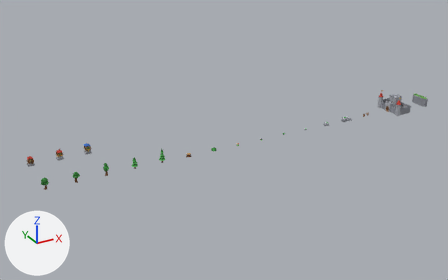
The Blender file decor.blend as it was, and as the next commit left it.
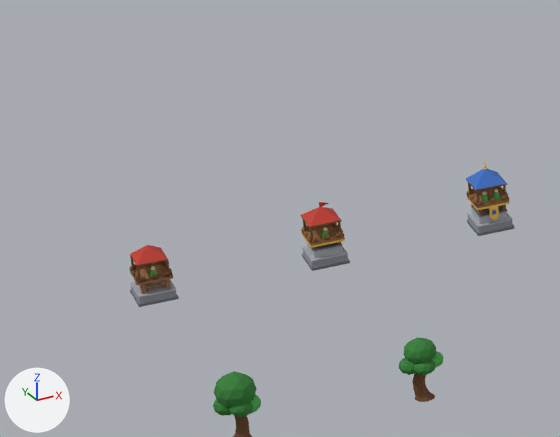
Old and new are each drawn whole from a camera (50 mm lens) standing at (-13.7, -71.6, 37.1) and looking at (28.6, 5.4, -1.4) and again close up on the part from 1% to 22% of the width and 41% to 67% of the height. The axes (+X, +Y, +Z) are drawn at lower left. The lights are the same throughout. The older version's two pictures come first.

The scene before the commit, as lines of its bpy script (objects in view):
```python
ob_prairie_chene_1 = bpy.data.objects.new('prairie_chene_1', me_prairie_chene_1_001)
ob_prairie_chene_1.location = (0.0, 0.0, 0.0)
ob_prairie_chene_2 = bpy.data.objects.new('prairie_chene_2', me_prairie_chene_2_001)
ob_prairie_chene_2.location = (4.0, 0.0, 0.0)
ob_tour_archers_1 = bpy.data.objects.new('tour_archers_1', me_tour_archers_1)
ob_tour_archers_1.location = (0.0, 8.0, 0.0)
# also in view: 'tour_archers_3' at (8.0, 8.0, 0.9); 'tour_archers_2' at (4.0, 8.0, 0.8)
```
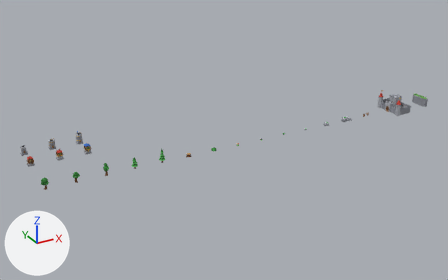
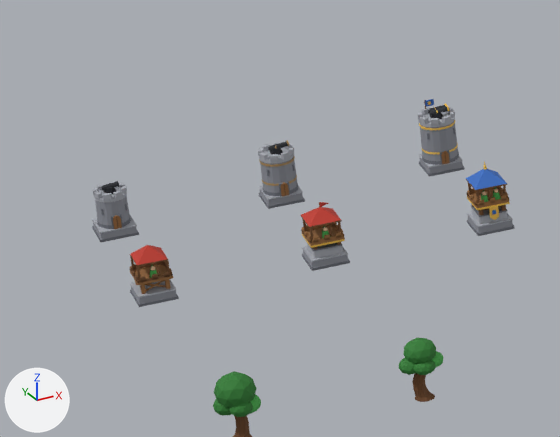
Location of each change, [x1, y1, x2, y2] in pixels of the close-ups (560 x 437 px):
'tour_canon_3', added
    after: [418, 99, 465, 177]
    faces in mat_pierre (grey #8d9099): [420, 122, 463, 174]
    faces in mat_pierre_claire (grey #a9acb4): [418, 106, 463, 168]
    faces in mat_pierre_sombre (grey #6e717a): [419, 128, 465, 177]
    faces in mat_or (yellow #f2c14e): [419, 101, 458, 154]
'tour_canon_2', added
    after: [258, 142, 305, 209]
    faces in mat_pierre (grey #8d9099): [260, 158, 304, 206]
    faces in mat_pierre_claire (grey #a9acb4): [258, 142, 303, 200]
    faces in mat_pierre_sombre (grey #6e717a): [259, 164, 305, 209]
    faces in mat_bronze (brown #b08d57): [259, 157, 297, 186]
'tour_canon_1', added
    after: [92, 182, 139, 242]
    faces in mat_pierre (grey #8d9099): [93, 195, 137, 240]
    faces in mat_pierre_claire (grey #a9acb4): [92, 182, 137, 234]
    faces in mat_pierre_sombre (grey #6e717a): [92, 204, 139, 242]
'tour_canon_3_fut', added
    after: [428, 103, 450, 119]
    faces in mat_fer_noir (dark grey #2a2d33): [428, 105, 448, 119]
'tour_canon_2_fut', added
    after: [268, 140, 290, 155]
    faces in mat_fer_noir (dark grey #2a2d33): [268, 142, 288, 155]
'tour_canon_1_fut', added
    after: [102, 181, 120, 194]

The change, as a diff of the scene's bpy script:
```diff
--- a/decor.blend.py
+++ b/decor.blend.py
@@ ob_tour_canon_3_fut @@
+ob_tour_canon_3_fut = bpy.data.objects.new('tour_canon_3_fut', me_tour_canon_3_fut_001)  # 168 vertices, 130 faces; spans x -0.179..0.313, y -0.15..0.15, z 0.0..0.282; in mat_or (yellow #f2c14e), mat_fer_noir (dark grey #2a2d33)
+ob_tour_canon_3_fut.location = (8.0, 12.0, 1.34)
@@ ob_tour_canon_3 @@
+ob_tour_canon_3 = bpy.data.objects.new('tour_canon_3', me_tour_canon_3_001)  # 328 vertices, 214 faces; spans x -0.45..0.45, y -0.45..0.45, z 0.0..1.7; in mat_pierre (grey #8d9099), mat_pierre_claire (grey #a9acb4), mat_pierre_sombre (grey #6e717a), mat_bois (brown #9b6b3d), mat_bois_fonce (brown #7a5230), mat_or (yellow #f2c14e), mat_bleu (blue #3a6fc4)
+ob_tour_canon_3.location = (8.0, 12.0, 0.0)
@@ ob_tour_canon_2_fut @@
+ob_tour_canon_2_fut = bpy.data.objects.new('tour_canon_2_fut', me_tour_canon_2_fut_001)  # 96 vertices, 74 faces; spans x -0.179..0.333, y -0.1..0.1, z 0.0..0.286; in mat_fer_noir (dark grey #2a2d33), mat_bronze (brown #b08d57)
+ob_tour_canon_2_fut.location = (4.0, 12.0, 1.2)
@@ ob_tour_canon_2 @@
+ob_tour_canon_2 = bpy.data.objects.new('tour_canon_2', me_tour_canon_2_001)  # 304 vertices, 196 faces; spans x -0.45..0.45, y -0.453..0.45, z 0.0..1.32; in mat_pierre (grey #8d9099), mat_pierre_claire (grey #a9acb4), mat_pierre_sombre (grey #6e717a), mat_bois (brown #9b6b3d), mat_bois_fonce (brown #7a5230), mat_bronze (brown #b08d57)
+ob_tour_canon_2.location = (4.0, 12.0, 0.0)
@@ ob_tour_canon_1_fut @@
+ob_tour_canon_1_fut = bpy.data.objects.new('tour_canon_1_fut', me_tour_canon_1_fut_001)  # 76 vertices, 62 faces; spans x -0.179..0.234, y -0.1..0.1, z 0.0..0.268; in mat_fer_noir (dark grey #2a2d33)
+ob_tour_canon_1_fut.location = (0.0, 12.0, 1.02)
@@ ob_tour_canon_1 @@
+ob_tour_canon_1 = bpy.data.objects.new('tour_canon_1', me_tour_canon_1_001)  # 240 vertices, 160 faces; spans x -0.45..0.45, y -0.45..0.45, z 0.0..1.14; in mat_pierre (grey #8d9099), mat_pierre_claire (grey #a9acb4), mat_pierre_sombre (grey #6e717a), mat_bois (brown #9b6b3d), mat_bois_fonce (brown #7a5230)
+ob_tour_canon_1.location = (0.0, 12.0, 0.0)
```
